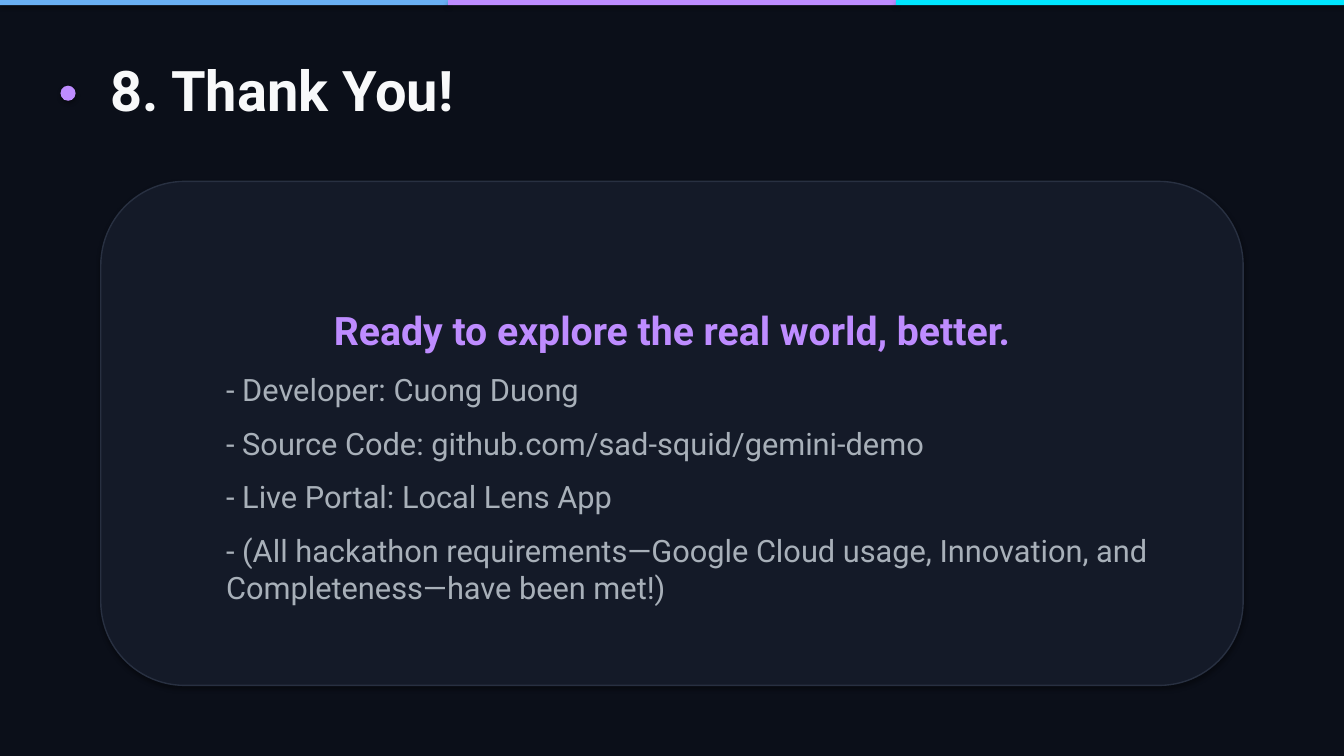
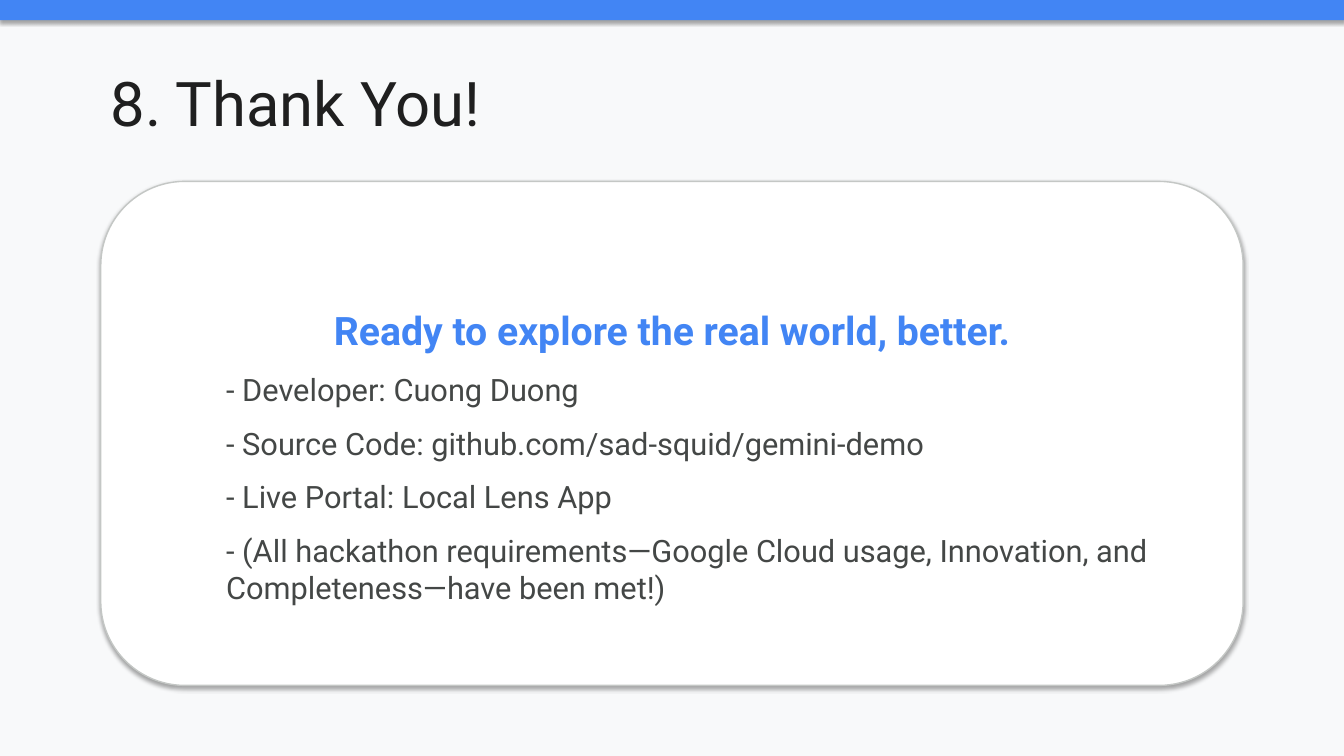
Before and after one commit to sad-squid/gemini-demo, a slide deck: slide 9 of docs/Local_Lens_Pitch_Deck.pptx. Drawn at 1344x756 pixels with LibreOffice and Linux fonts; fonts in the diff are those of the drawing. Boxes give left, top, right and bottom in pixels: in the first picture for what was removed or moved away, otherwise in the second. Text is boxed around its words. In the diff, an @@ line names an element or a change of style, - is before the commit and + after.

```diff
--- a/docs/Local_Lens_Pitch_Deck.pptx
+++ b/docs/Local_Lens_Pitch_Deck.pptx
@@ background #0B0F19 to #F8F9FA @@
@@ rectangle: place and size @@
-rectangle at bbox=[0, 0, 448, 5]
+rectangle at bbox=[0, 0, 1344, 20]
@@ rectangle at bbox=[0, 0, 1344, 20]: fill #6AB0F3 to #4285F4 @@
@@ rectangle removed at bbox=[448, 0, 895, 5] @@
@@ rectangle removed at bbox=[896, 0, 1344, 5] @@
@@ ellipse removed at bbox=[60, 86, 76, 101] @@
@@ text "8. Thank You!": place and size @@
-text "8. Thank You!" at bbox=[111, 69, 453, 112]
+text "8. Thank You!" at bbox=[111, 79, 480, 127]
@@ text "8. Thank You!" at bbox=[111, 79, 480, 127]: size 40 to 44 pt, text colour #F8F9FA to #1F1F1F, bold off @@
@@ rounded rectangle "Ready to explore the real ..." at bbox=[101, 181, 1243, 686]: text colour #BE8CFF to #4285F4 in "Ready to explore the real world, better."; text colour #A8B0B9 to #444746 in "- Developer: Cuong Duong", "- Source Code: github.com/sad-squid/gemini-demo", "- Live Portal: Local Lens App", "- (All hackathon requirements—Google Cloud usage, Innovation ..."; fill #141A28 to #FFFFFF; outline #283041 1 pt to #C4C7C5 1 pt @@
```
Also in this commit, not shown: 8 other slides changed, 8 other files.
